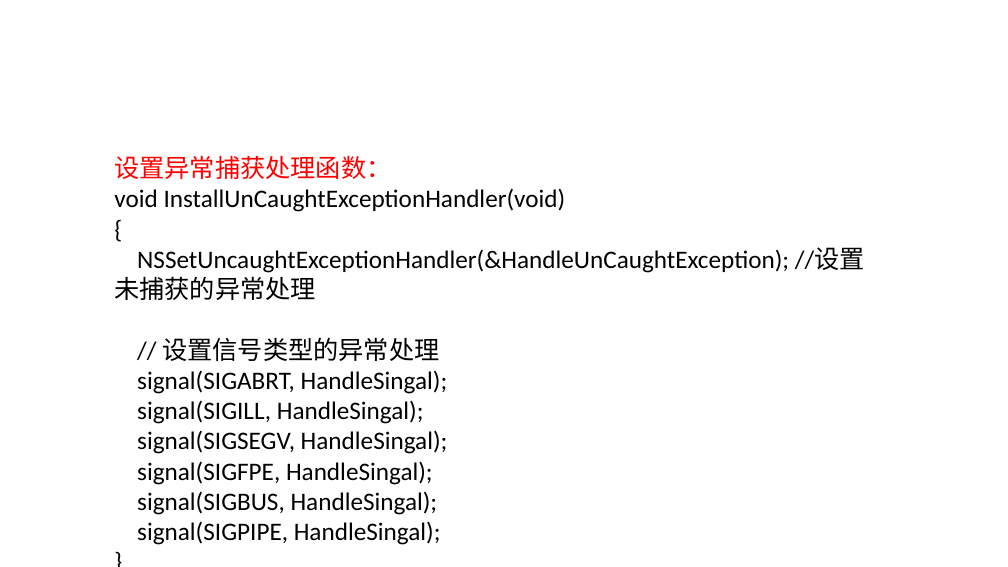
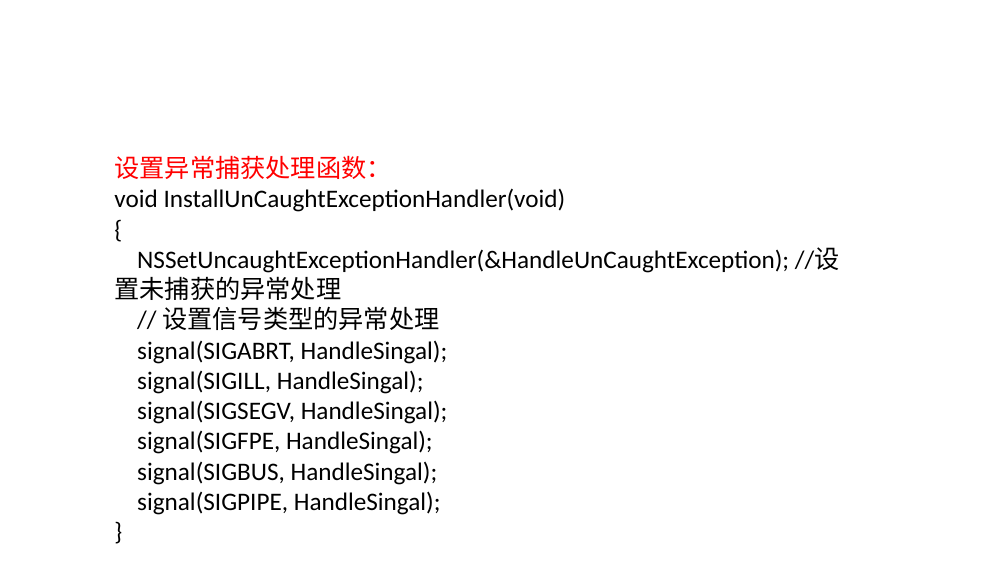
Before and after one commit to git-hushuai/CrashHandle, a slide deck: slide 6 of 网金控股ppt模版.pptx. Drawn at 1008x567 pixels with LibreOffice and Linux fonts; fonts in the diff are those of the drawing; background and template pictures are left out. Boxes give left, top, right and bottom in pixels: in the first picture for what was removed or moved away, otherwise in the second. Text is boxed around its words. In the diff, an @@ line names an element or a change of style, - is before the commit and + after.

```diff
--- a/网金控股ppt模版.pptx
+++ b/网金控股ppt模版.pptx
@@ text "设置异常捕获处理函数：" rewrapped from bbox=[114, 155, 865, 545] to bbox=[114, 155, 840, 515] @@
```
Also in this commit, not shown: 3 other slides changed, 2 slides added, 1 slide removed.
